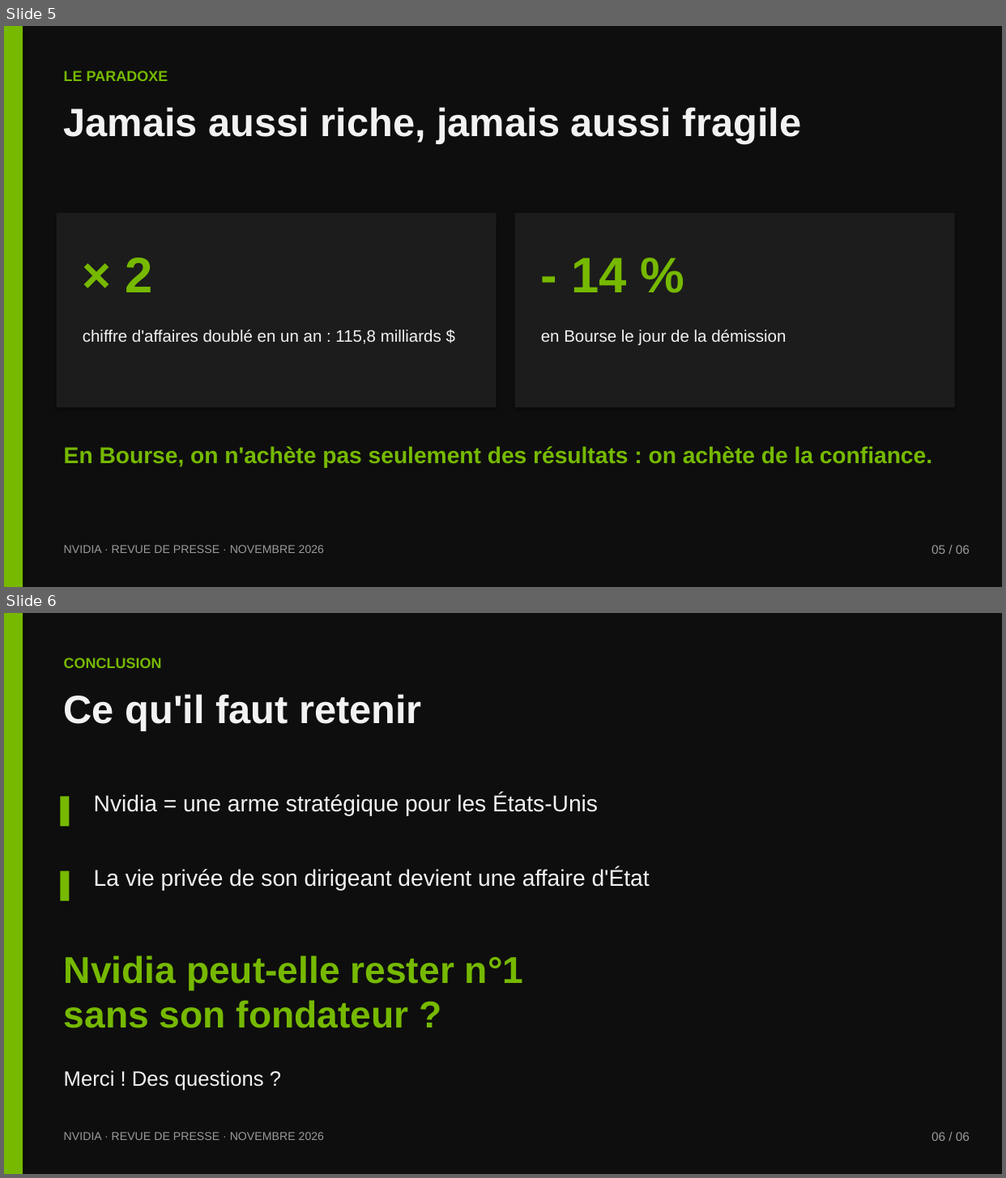
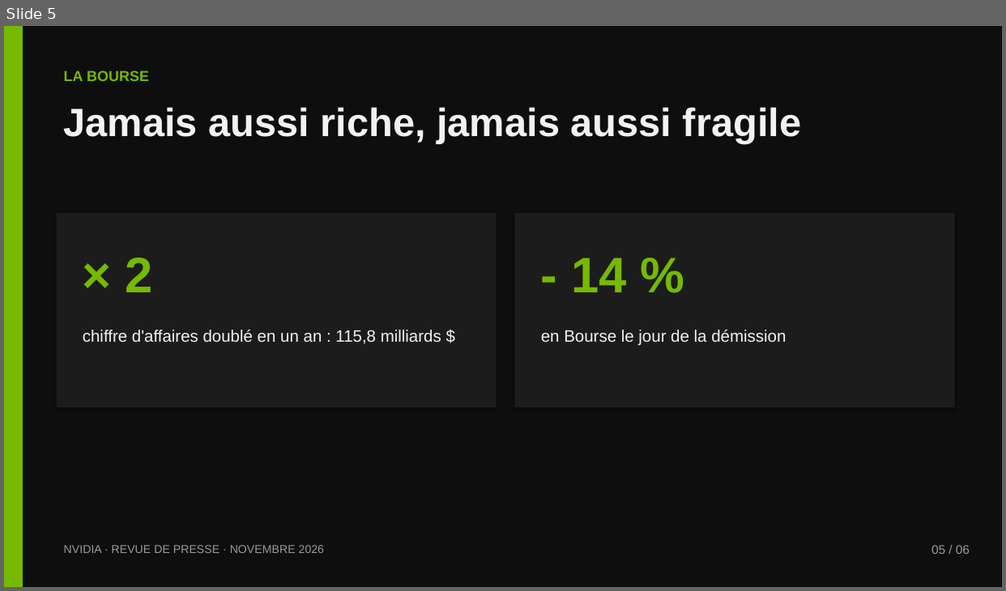
Before and after one commit to dehamnaadam-hue/Encole, a slide deck: nvidia/Nvidia-revue-de-presse.pptx. Shown one above the other, each under a label of ours: slides 5 and 6 before the commit, slide 5 after it. The pictures are 1006x1178 and 1006x591 pixels, drawn with LibreOffice and Linux fonts; fonts in the diff are those of the drawing. Boxes give left, top, right and bottom in pixels: in the first picture for what was removed or moved away, otherwise in the second. Text is boxed around its words. In the diff, an @@ line names an element or a change of style, - is before the commit and + after.

```diff
--- a/nvidia/Nvidia-revue-de-presse.pptx
+++ b/nvidia/Nvidia-revue-de-presse.pptx
@@ slide 6 removed at bbox=[4, 613, 1002, 1174], background #0E0E0E @@
@@ rectangle removed at bbox=[4, 613, 23, 1174] @@
@@ text removed at bbox=[64, 658, 162, 668] @@
-CONCLUSION
@@ text removed at bbox=[64, 694, 422, 730] @@
-Ce qu'il faut retenir
@@ rectangle removed at bbox=[60, 796, 69, 826] @@
@@ text removed at bbox=[94, 794, 598, 816] @@
-Nvidia = une arme stratégique pour les États-Unis
@@ rectangle removed at bbox=[60, 871, 69, 901] @@
@@ text removed at bbox=[94, 868, 650, 891] @@
-La vie privée de son dirigeant devient une affaire d'État
@@ text removed at bbox=[64, 956, 523, 1029] @@
-Nvidia peut-elle rester n°1
-sans son fondateur ?
@@ text removed at bbox=[64, 1071, 264, 1091] @@
-Merci ! Des questions ?
@@ text removed at bbox=[64, 1132, 324, 1140] @@
-NVIDIA · REVUE DE PRESSE · NOVEMBRE 2026
@@ text removed at bbox=[931, 1132, 970, 1141] @@
-06 / 06
@@ slide 5 changed as well @@
@@ text at bbox=[64, 71, 149, 81]: text changed @@
-LE PARADOXE
+LA BOURSE
@@ text removed at bbox=[64, 446, 932, 468] @@
-En Bourse, on n'achète pas seulement des résultats : on achète de la confiance.
```
Also in this commit, not shown: 4 other slides changed, 1 slide added, 1 other file.
